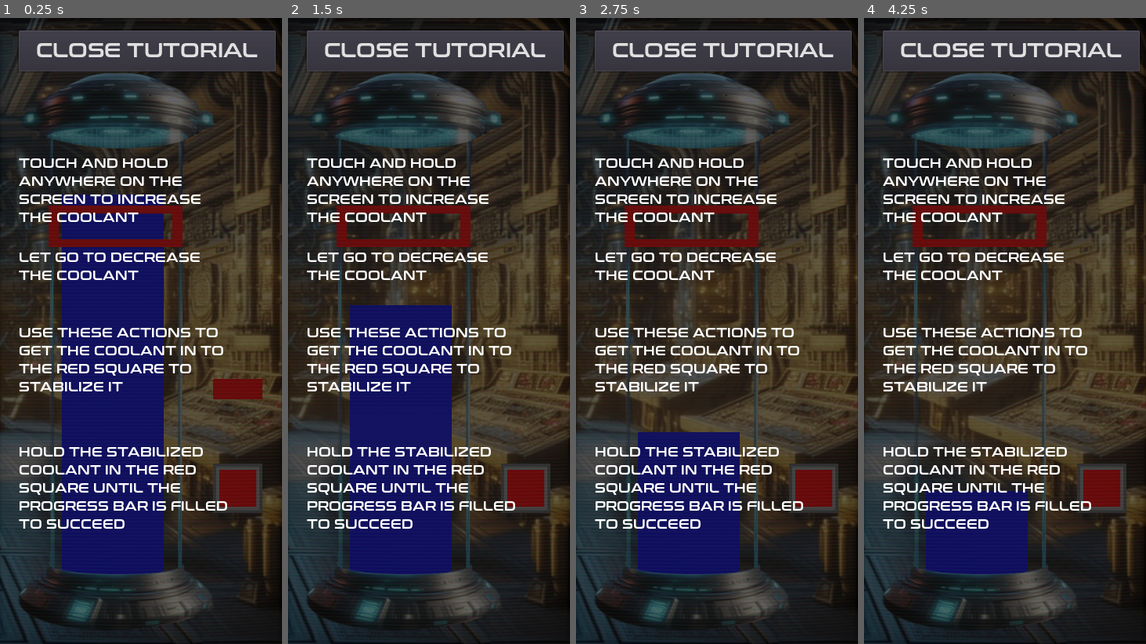
Above: before the commit, frames 1-4 (left to right).
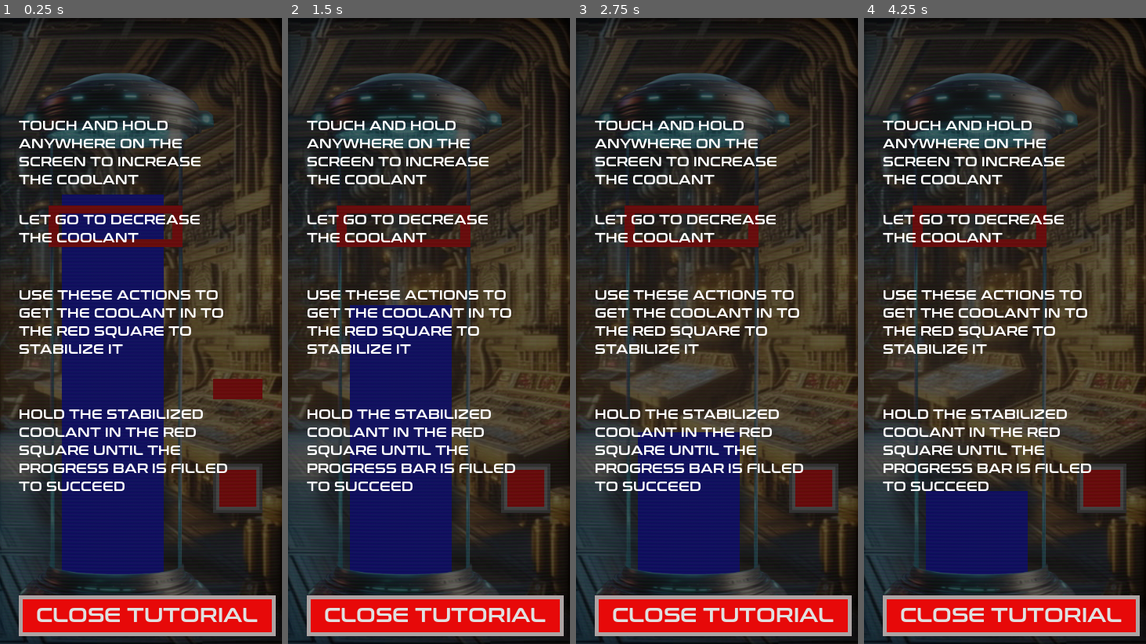
Above: after the commit, the same moments.

Repository: esburch/coolant-stabilizer
Game: Godot game, scene res://dalle.tscn
Same seed, same stepped clock (60 frames per second), same inputs: the game is played once before the commit and once after it. The project has no main scene, so this scene is started directly.
Inputs (mouse positions are in pixels of both pictures, inside the frame that each line leads up to):
- Up to frame 1 (0.25 s): no input
- Up to frame 2 (1.5 s): move the mouse to (491, 299) at 0.52 s; press the mouse at (491, 299) at 0.53 s; move the mouse to (372, 362) at 1.27 s; release the mouse at (372, 362) at 1.28 s; click (372, 362) at 1.35 s
- Up to frame 3 (2.75 s): move the mouse to (745, 193) at 2.02 s; press the mouse at (745, 193) at 2.03 s
- Up to frame 4 (4.25 s): tap Enter at 2.75 s; move the mouse to (990, 456) at 2.77 s; release the mouse at (990, 456) at 2.78 s; click (990, 456) at 2.85 s; move the mouse to (1089, 424) at 3.52 s; press the mouse at (1089, 424) at 3.53 s

The runs differ from the first frame. In frame 1, 24% of the frame differs, in the area x 6-98%, y 2-99%; in frame 2, 24%; in frame 3, 24%; in frame 4, 24%.

Commit message:
Move and update button color

Diff:
--- a/dalle.tscn
+++ b/dalle.tscn
@@ -231,6 +231,14 @@
 size = 25
 font_data = ExtResource( 8 )
 
+[sub_resource type="StyleBoxFlat" id=9]
+bg_color = Color( 0.905882, 0.0352941, 0.0352941, 1 )
+border_width_left = 5
+border_width_top = 5
+border_width_right = 5
+border_width_bottom = 5
+border_color = Color( 0.678431, 0.643137, 0.643137, 1 )
+
 [node name="Control" type="Node2D"]
 script = ExtResource( 4 )
 
@@ -319,9 +327,9 @@
 
 [node name="Increase" type="Label" parent="TutorialOverlay"]
 margin_left = 24.0
-margin_top = 176.0
+margin_top = 128.0
 margin_right = 288.0
-margin_bottom = 289.0
+margin_bottom = 241.0
 custom_fonts/font = SubResource( 8 )
 text = "Touch and Hold anywhere on the screen to increase the coolant "
 autowrap = true
@@ -329,9 +337,9 @@
 
 [node name="Decrease" type="Label" parent="TutorialOverlay"]
 margin_left = 24.0
-margin_top = 296.0
+margin_top = 248.0
 margin_right = 288.0
-margin_bottom = 409.0
+margin_bottom = 361.0
 custom_fonts/font = SubResource( 6 )
 text = "Let go to decrease the coolant"
 autowrap = true
@@ -339,9 +347,9 @@
 
 [node name="Actions" type="Label" parent="TutorialOverlay"]
 margin_left = 24.0
-margin_top = 392.0
+margin_top = 344.0
 margin_right = 304.0
-margin_bottom = 505.0
+margin_bottom = 457.0
 custom_fonts/font = SubResource( 6 )
 text = "Use these actions to get the coolant in to the red square to stabilize it"
 autowrap = true
@@ -349,9 +357,9 @@
 
 [node name="Hold" type="Label" parent="TutorialOverlay"]
 margin_left = 24.0
-margin_top = 544.0
+margin_top = 496.0
 margin_right = 304.0
-margin_bottom = 657.0
+margin_bottom = 609.0
 custom_fonts/font = SubResource( 6 )
 text = "Hold the stabilized coolant in the red square until the progress bar is filled to succeed"
 autowrap = true
@@ -359,10 +367,11 @@
 
 [node name="Button" type="Button" parent="TutorialOverlay"]
 margin_left = 24.0
-margin_top = 16.0
+margin_top = 736.0
 margin_right = 352.0
-margin_bottom = 68.0
+margin_bottom = 788.0
 custom_fonts/font = SubResource( 7 )
+custom_styles/normal = SubResource( 9 )
 text = "CLOSE TUTORIAL"
 
 [connection signal="pressed" from="TutorialOverlay/Button" to="." method="_on_Button_pressed"]
--- a/ui.tscn
+++ b/ui.tscn
@@ -227,6 +227,14 @@
 size = 25
 font_data = ExtResource( 7 )
 
+[sub_resource type="StyleBoxFlat" id=8]
+bg_color = Color( 0.905882, 0.0352941, 0.0352941, 1 )
+border_width_left = 5
+border_width_top = 5
+border_width_right = 5
+border_width_bottom = 5
+border_color = Color( 0.678431, 0.643137, 0.643137, 1 )
+
 [node name="Control" type="Node2D"]
 script = ExtResource( 1 )
 
@@ -350,10 +358,11 @@
 
 [node name="Button" type="Button" parent="TutorialOverlay"]
 margin_left = 24.0
-margin_top = 16.0
+margin_top = 736.0
 margin_right = 352.0
-margin_bottom = 68.0
+margin_bottom = 788.0
 custom_fonts/font = SubResource( 7 )
+custom_styles/normal = SubResource( 8 )
 text = "CLOSE TUTORIAL"
 
 [connection signal="pressed" from="TutorialOverlay/Button" to="." method="_on_Button_pressed"]
Not shown: 1 places in dalle.tscn that only renumber resources
Not shown: 1 places in ui.tscn that only renumber resources
